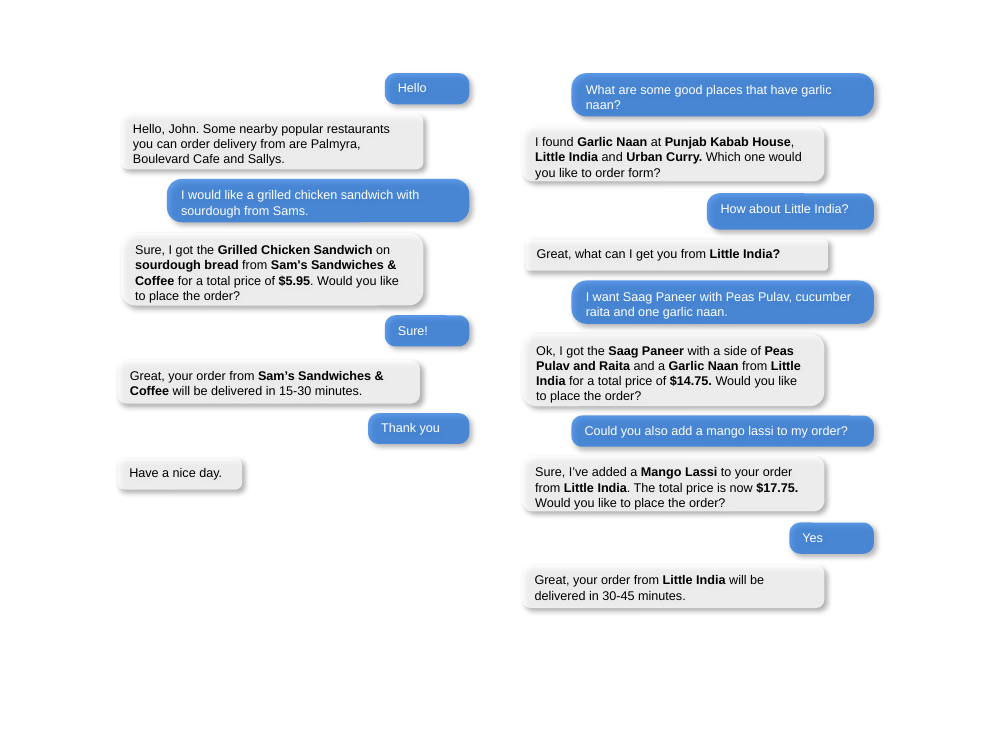
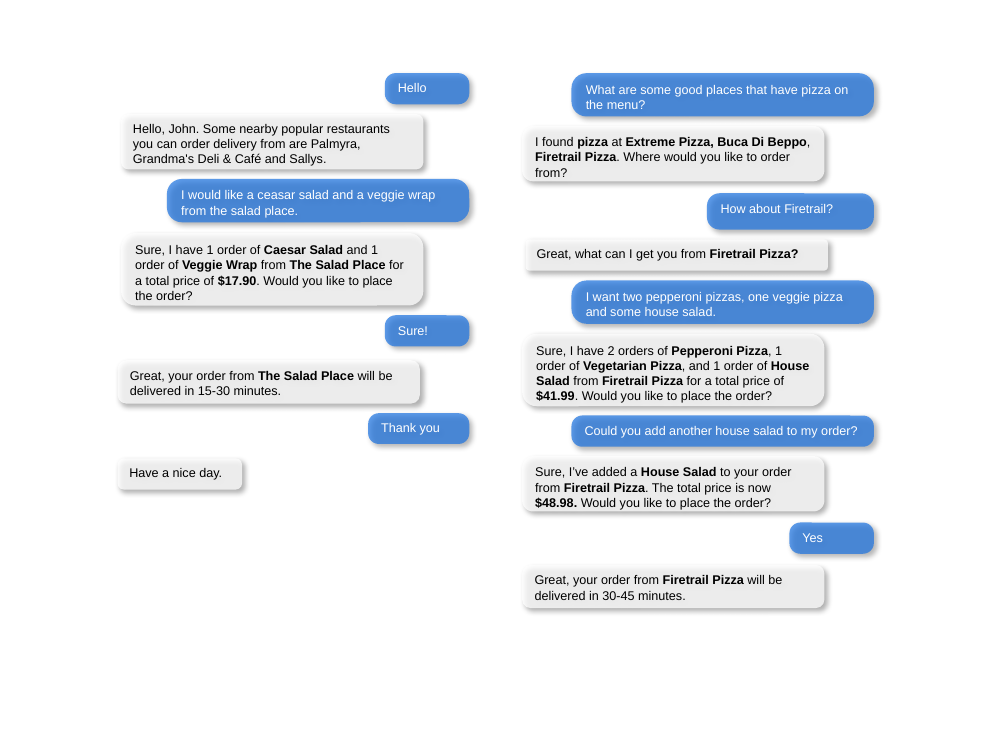
Before and after one commit to cisco/mindmeld, a slide deck: slide 4 of docs/source/images/images.pptx. Drawn at 1008x756 pixels with LibreOffice and Linux fonts; fonts in the diff are those of the drawing. Boxes give left, top, right and bottom in pixels: in the first picture for what was removed or moved away, otherwise in the second. Text is boxed around its words. In the diff, an @@ line names an element or a change of style, - is before the commit and + after.

```diff
--- a/docs/source/images/images.pptx
+++ b/docs/source/images/images.pptx
@@ text in rounded rectangle at [586,85,848,109]: text changed @@
-What are some good places that have garlic naan?
+What are some good places that have pizza on the menu?
@@ text in rounded rectangle at [133,124,390,166]: text changed @@
-Hello, John. Some nearby popular restaurants you can order delivery from are Palmyra, Boulevard Cafe and Sallys.
+Hello, John. Some nearby popular restaurants you can order delivery from are Palmyra, Grandma's Deli & Café and Sallys.
@@ text in rounded rectangle at [535,137,811,177]: text changed @@
-I found Garlic Naan at Punjab Kabab House, Little India and Urban Curry. Which one would you like to order form?
+I found pizza at Extreme Pizza, Buca Di Beppo, Firetrail Pizza. Where would you like to order from?
@@ text in rounded rectangle at [181,190,435,218]: text changed @@
-I would like a grilled chicken sandwich with sourdough from Sams.
+I would like a ceasar salad and a veggie wrap from the salad place.
@@ text in rounded rectangle at [721,204,833,213]: text changed @@
-How about Little India?
+How about Firetrail?
@@ text in rounded rectangle at [135,245,404,300]: text changed @@
-Sure, I got the Grilled Chicken Sandwich on sourdough bread from Sam's Sandwiches & Coffee for a total price of $5.95. Would you like to place the order?
+Sure, I have 1 order of Caesar Salad and 1 order of Veggie Wrap from The Salad Place for a total price of $17.90. Would you like to place the order?
@@ text in rounded rectangle at [537,249,798,261]: text changed @@
-Great, what can I get you from Little India?
+Great, what can I get you from Firetrail Pizza?
@@ text in rounded rectangle at [586,292,842,316]: text changed @@
-I want Saag Paneer with Peas Pulav, cucumber raita and one garlic naan.
+I want two pepperoni pizzas, one veggie pizza and some house salad.
@@ text in rounded rectangle at [536,346,810,403]: text changed @@
-Ok, I got the Saag Paneer with a side of Peas Pulav and Raita and a Garlic Naan from Little India for a total price of $14.75. Would you like to place the order?
+Sure, I have 2 orders of Pepperoni Pizza, 1 order of Vegetarian Pizza, and 1 order of House Salad from Firetrail Pizza for a total price of $41.99. Would you like to place the order?
@@ text in rounded rectangle at [130,371,393,395]: text changed @@
-Great, your order from Sam’s Sandwiches & Coffee will be delivered in 15-30 minutes.
+Great, your order from The Salad Place will be delivered in 15-30 minutes.
@@ text in rounded rectangle at [585,426,857,438]: text changed @@
-Could you also add a mango lassi to my order?
+Could you add another house salad to my order?
@@ text in rounded rectangle at [535,467,791,510]: text changed @@
-Sure, I’ve added a Mango Lassi to your order from Little India. The total price is now $17.75. Would you like to place the order?
+Sure, I’ve added a House Salad to your order from Firetrail Pizza. The total price is now $48.98. Would you like to place the order?
@@ text in rounded rectangle at [535,575,782,600]: text changed @@
-Great, your order from Little India will be delivered in 30-45 minutes.
+Great, your order from Firetrail Pizza will be delivered in 30-45 minutes.
```
Also in this commit, not shown: 2 other files.
